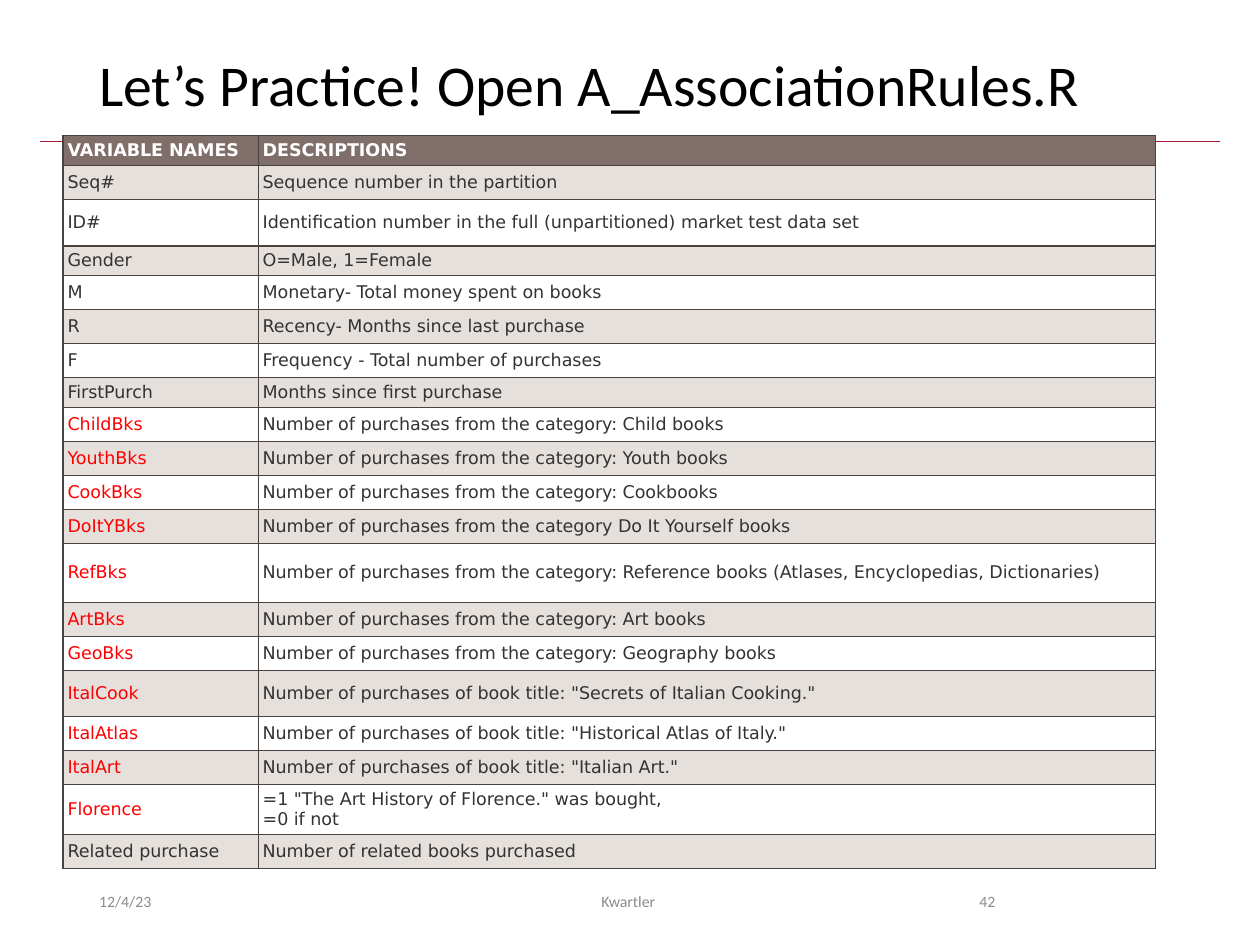
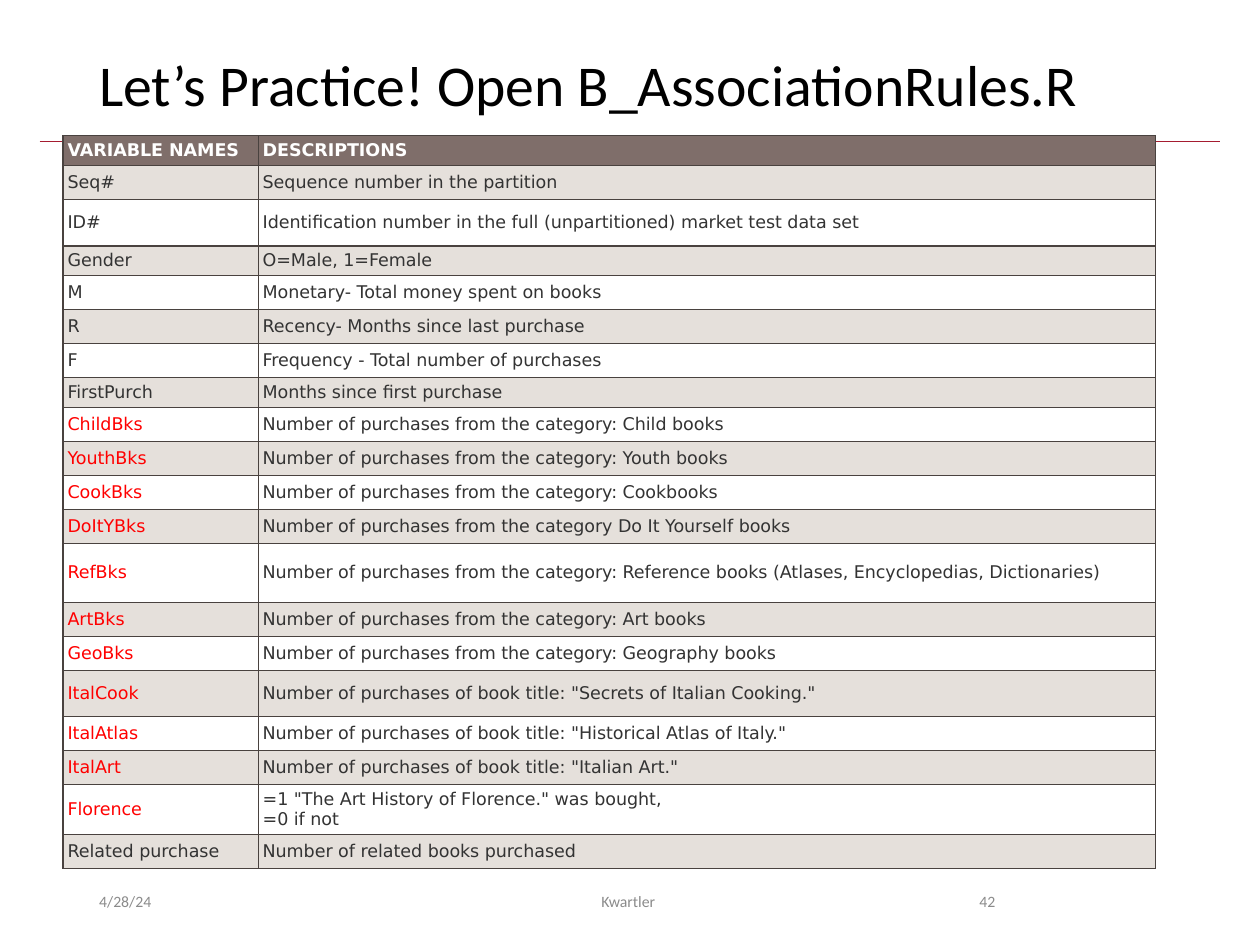
Before and after one commit to kwartler/Harvard_DataMining_Business_Student, a slide deck: slide 42 of Lessons/M_unsupervised/AssociationRules_CollaborativeFiltering.pptx. Drawn at 1260x945 pixels with LibreOffice and Linux fonts; fonts in the diff are those of the drawing; background and template pictures are left out. Boxes give left, top, right and bottom in pixels: in the first picture for what was removed or moved away, otherwise in the second. Text is boxed around its words. In the diff, an @@ line names an element or a change of style, - is before the commit and + after.

```diff
--- a/Lessons/M_unsupervised/AssociationRules_CollaborativeFiltering.pptx
+++ b/Lessons/M_unsupervised/AssociationRules_CollaborativeFiltering.pptx
@@ title at [99,65,1077,116]: text changed @@
-Let’s Practice! Open A_AssociationRules.R
+Let’s Practice! Open B_AssociationRules.R
@@ text at [99,896,151,908]: text changed @@
-12/4/23
+4/28/24
```
Also in this commit, not shown: 34 other slides changed, 15 other files.
